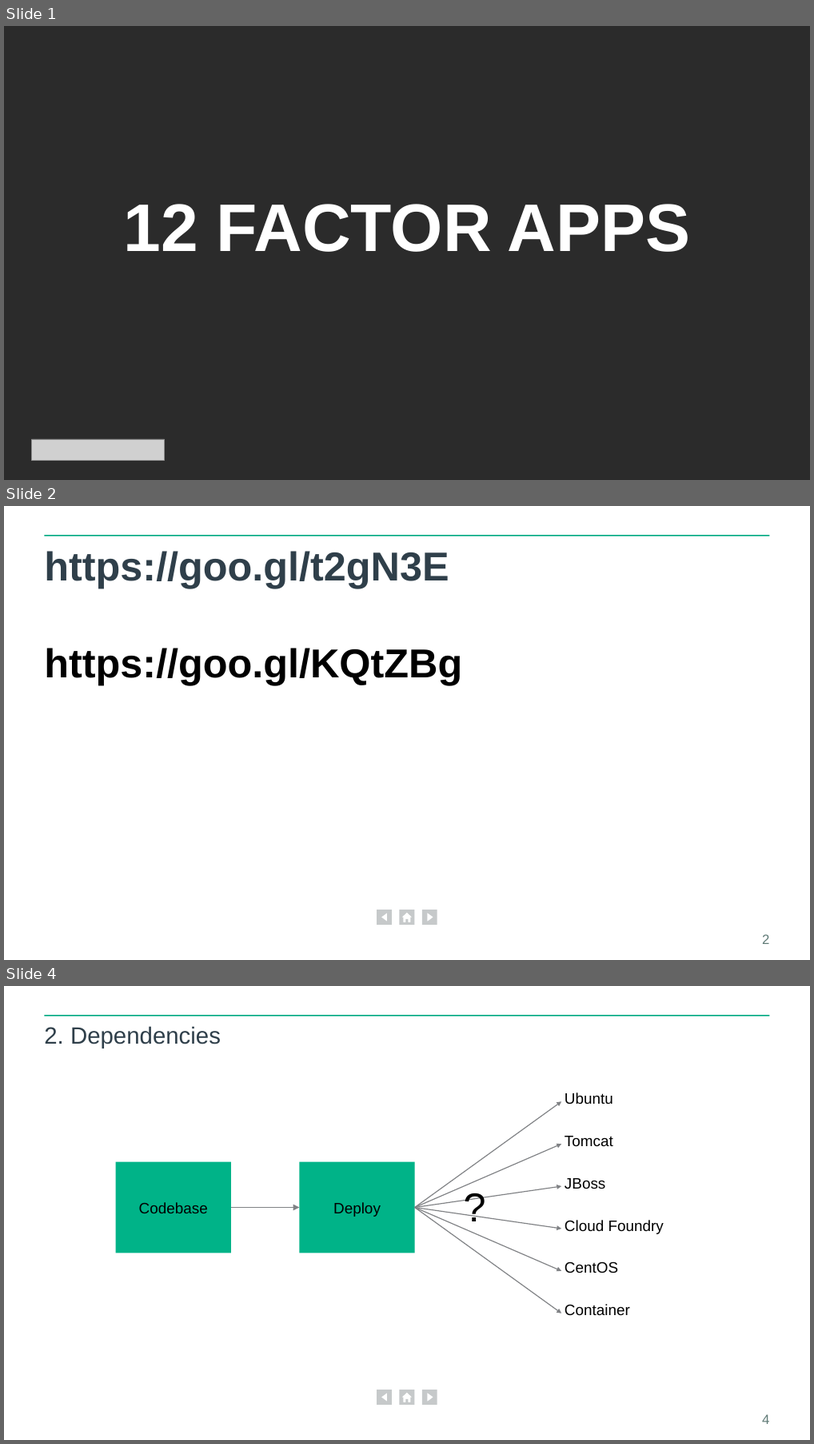
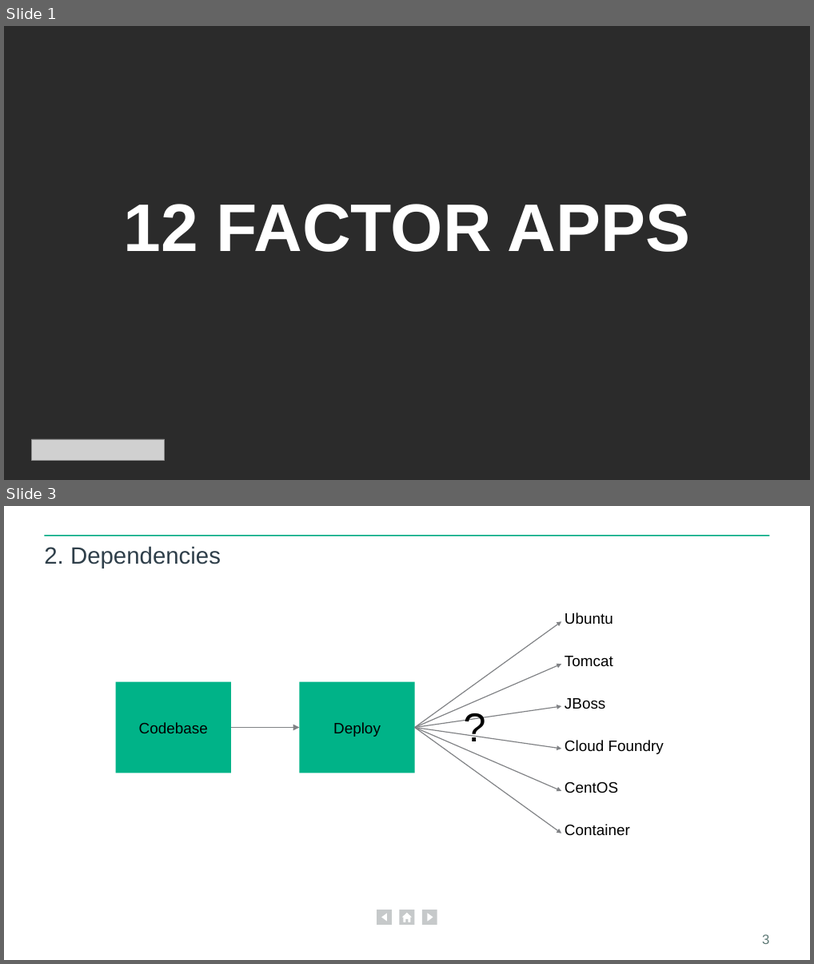
Before and after one commit to eljuanchosf/smit-training, a slide deck: dev/12 factor apps.pptx. Shown one above the other, each under a label of ours: slides 1, 2 and 4 before the commit, slides 1 and 3 after it; the slides between them are not shown. The pictures are 814x1444 and 814x964 pixels, drawn with LibreOffice and Linux fonts; fonts in the diff are those of the drawing; grey boxes stand for pictures; background and template pictures are left out; a plain dark background stands for a picture behind light text. Boxes give left, top, right and bottom in pixels: in the first picture for what was removed or moved away, otherwise in the second. Text is boxed around its words. In the diff, an @@ line names an element or a change of style, - is before the commit and + after.

```diff
--- a/dev/12 factor apps.pptx
+++ b/dev/12 factor apps.pptx
@@ slide 2 removed at <box>4,506,810,960</box>, background #FFFFFF; not listed: 4 template elements that a slide beside it also shows @@
@@ title removed at <box>44,551,462,685</box> @@
-https://goo.gl/t2gN3E
-https://goo.gl/KQtZBg
@@ page number removed at <box>762,934,770,944</box> @@
-2
@@ what was slide 4 is now slide 3 @@
@@ page number at <box>762,934,770,944</box>: text changed @@
-4
+3
```
Also in this commit, not shown: 2 slides changed, 3 slides added, 1 other slide removed, 5 other files.
